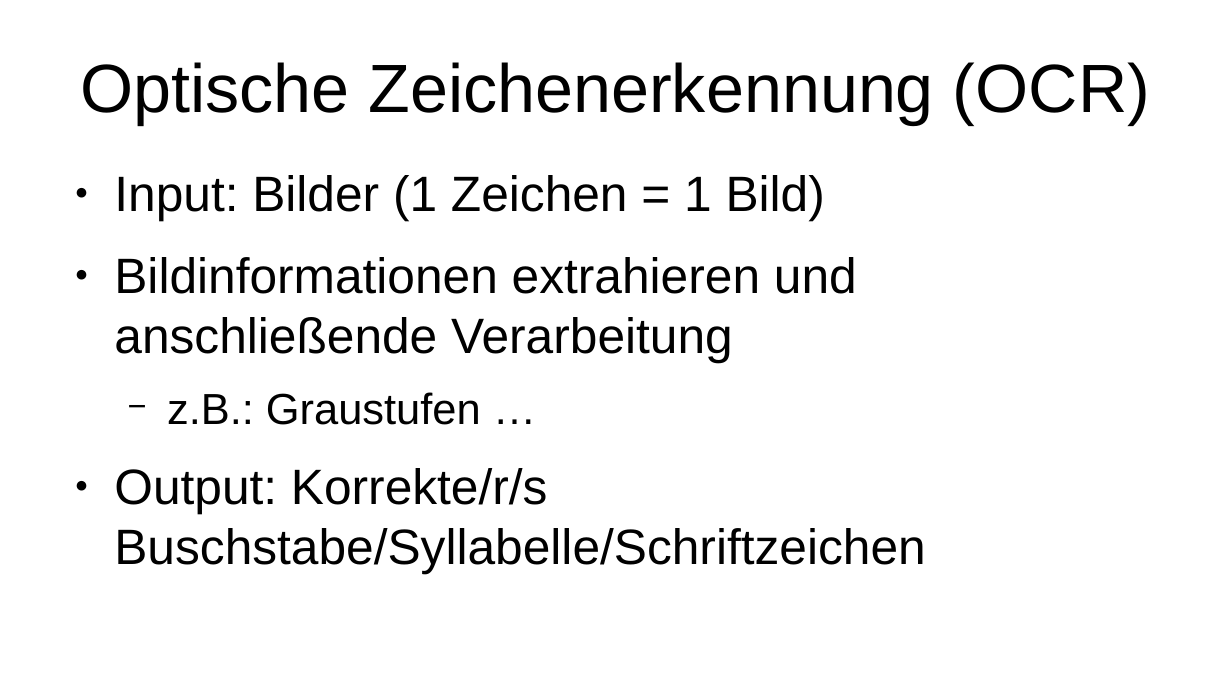
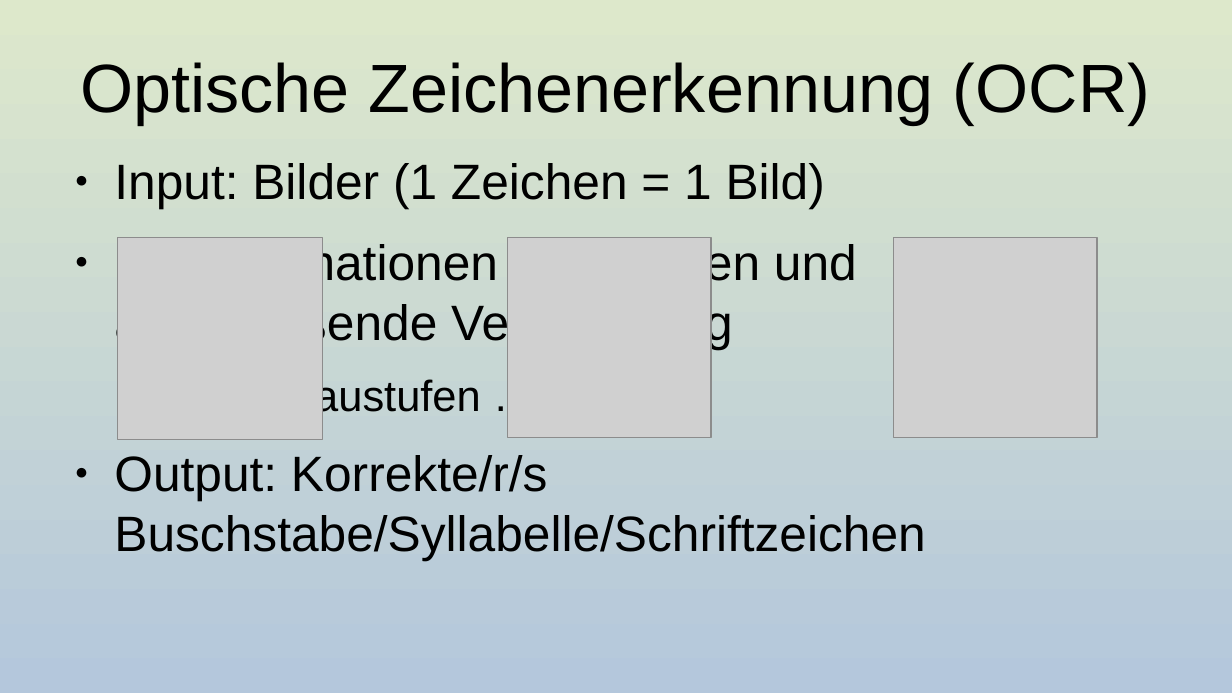
Before and after one commit to erikahub/KanjiOCR, a slide deck: slide 3 of Kanjierkennung.odp. Drawn at 1232x693 pixels with LibreOffice and Linux fonts; fonts in the diff are those of the drawing; grey boxes stand for pictures. Boxes give left, top, right and bottom in pixels: in the first picture for what was removed or moved away, otherwise in the second. Text is boxed around its words. In the diff, an @@ line names an element or a change of style, - is before the commit and + after.

```diff
--- a/Kanjierkennung.odp
+++ b/Kanjierkennung.odp
@@ background #FFFFFF to gradient #DDE8CB to #B4C7DC @@
@@ text "Input: Bilder (1 Zeichen = ..." moved from (x1=114, y1=175, x2=925, y2=573) to (x1=114, y1=163, x2=925, y2=561) @@
@@ picture added at (x1=117, y1=237, x2=323, y2=439) @@
@@ picture added at (x1=508, y1=237, x2=711, y2=437) @@
@@ picture added at (x1=894, y1=237, x2=1098, y2=437) @@
```
Also in this commit, not shown: 2 other slides changed, 1 slide added.
